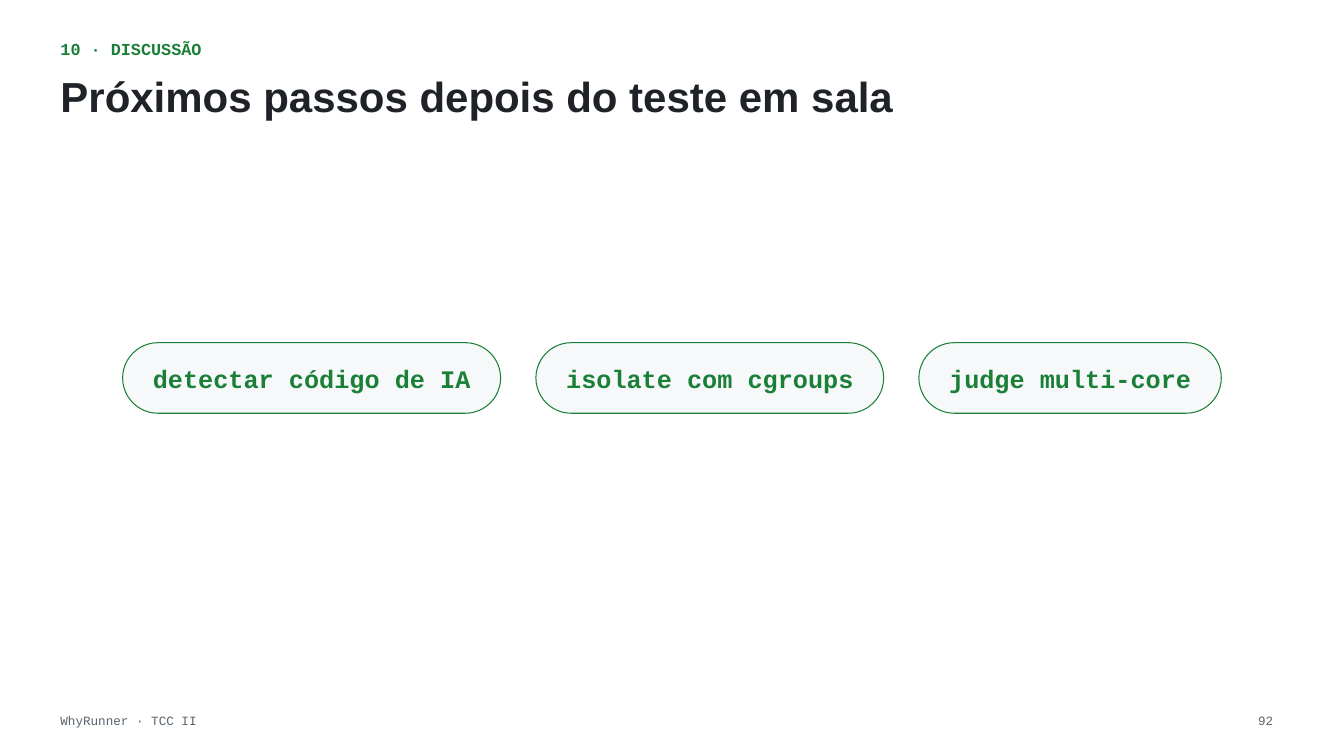
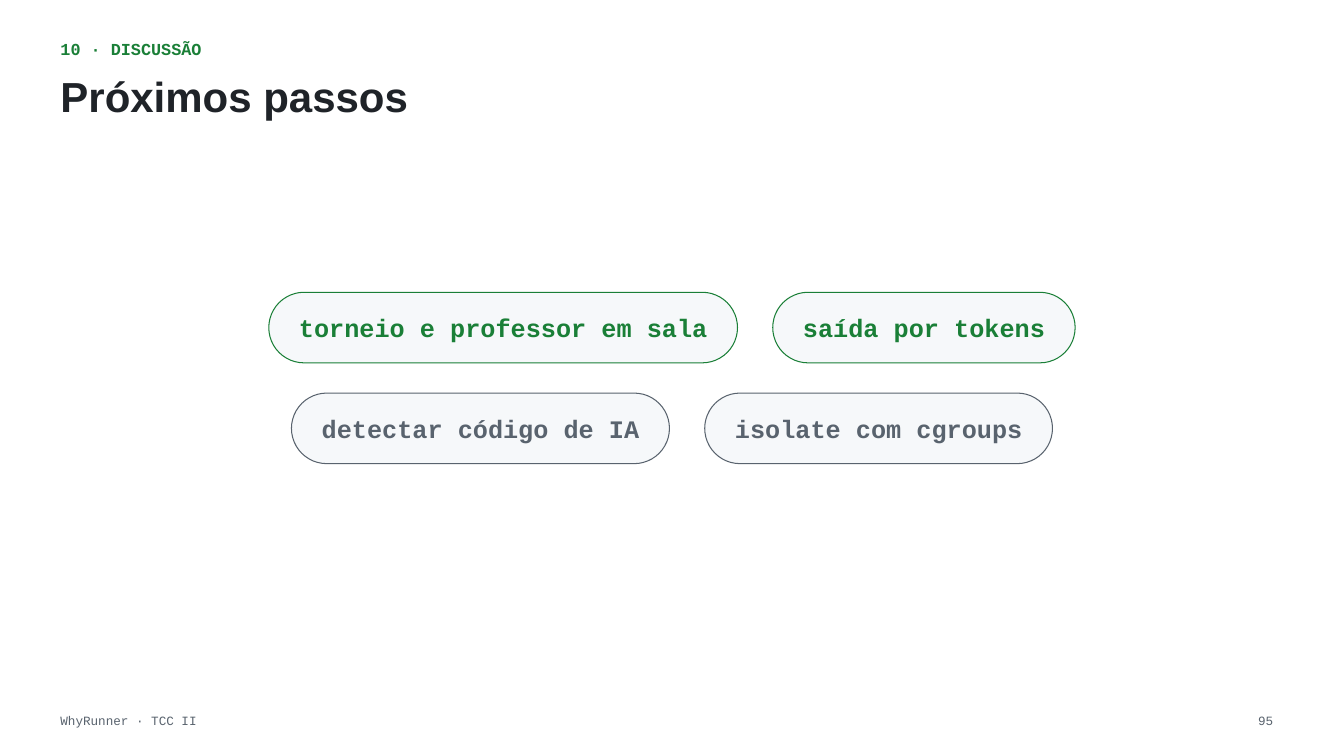
Before and after one commit to whowon2/why-runner, a slide deck: slide 95 of WhyRunner — Apresentação TCC II v5.pptx (slide 92 before the commit). Drawn at 1344x756 pixels with LibreOffice and Linux fonts; fonts in the diff are those of the drawing. Boxes give left, top, right and bottom in pixels: in the first picture for what was removed or moved away, otherwise in the second. Text is boxed around its words. In the diff, an @@ line names an element or a change of style, - is before the commit and + after.

```diff
--- a/WhyRunner — Apresentação TCC II v5.pptx
+++ b/WhyRunner — Apresentação TCC II v5.pptx
@@ title at (60,81,408,121): text changed @@
-Próximos passos depois do teste em sala
+Próximos passos
@@ rounded rectangle: place and size @@
-rounded rectangle at (123,343,501,413)
+rounded rectangle at (269,292,738,363)
@@ rounded rectangle: place and size @@
-rounded rectangle at (536,343,884,413)
+rounded rectangle at (773,292,1076,363)
@@ text added at (299,319,707,343), 18 pt, text #1A7F37, bold @@
+torneio e professor em sala
@@ text added at (803,319,1045,343), 18 pt, text #1A7F37, bold @@
+saída por tokens
@@ text removed at (949,369,1191,394) @@
-judge multi-core
@@ text "detectar código de IA": place and size @@
-text "detectar código de IA" at (153,369,470,394)
+text "detectar código de IA" at (322,420,639,444)
@@ text "detectar código de IA" at (322,420,639,444): text colour #1A7F37 to #59636E @@
@@ rounded rectangle: place and size @@
-rounded rectangle at (920,343,1222,413)
+rounded rectangle at (291,393,669,464)
@@ rounded rectangle at (291,393,669,464): outline #1A7F37 0.75 pt to #59636E 0.75 pt @@
@@ text "isolate com cgroups": place and size @@
-text "isolate com cgroups" at (566,369,854,394)
+text "isolate com cgroups" at (735,420,1022,444)
@@ text "isolate com cgroups" at (735,420,1022,444): text colour #1A7F37 to #59636E @@
@@ rounded rectangle added at (705,393,1053,464), fill #F6F8FA, outline #59636E 0.75 pt @@
@@ page number at (1258,716,1273,725): text changed @@
-92
+95
```
Also in this commit, not shown: 6 other slides changed, 6 slides added, 3 slides removed, 16 other files.
